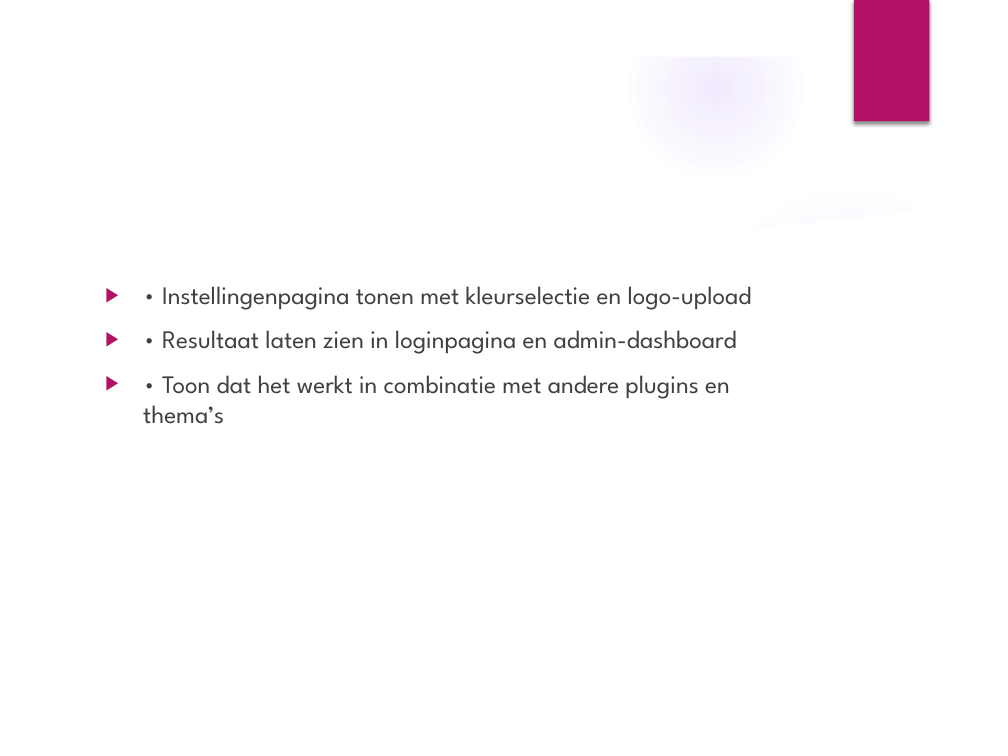
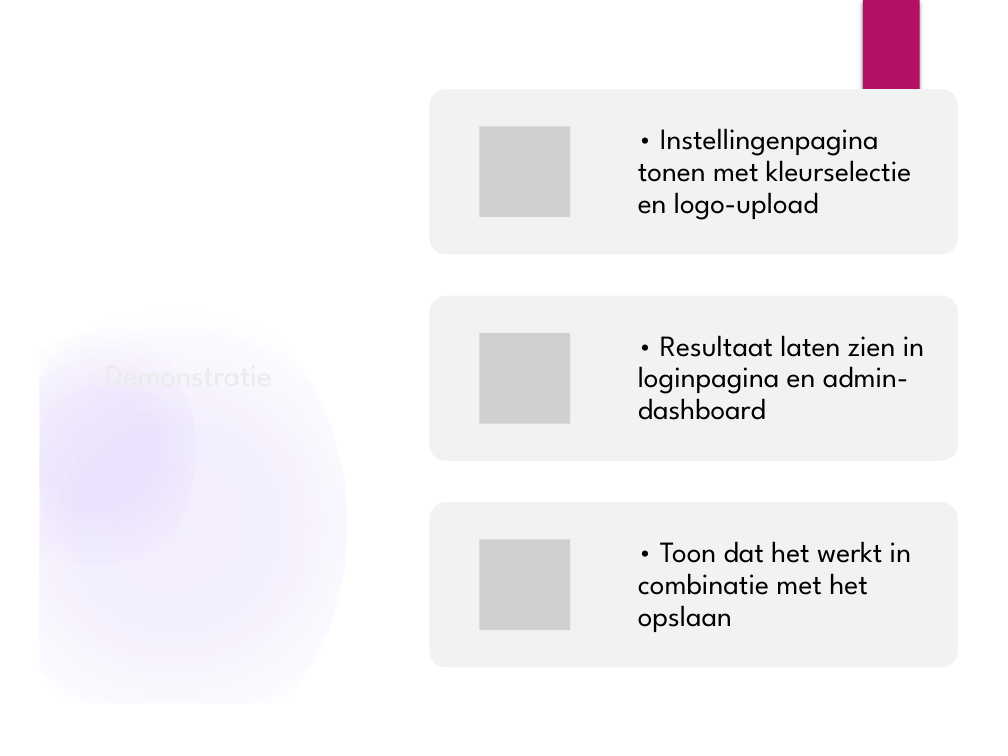
Before and after one commit to Farell17/stageportfolio, a slide deck: slide 15 of Examenpresentatie_WordPress_Plugin.pptx (slide 6 before the commit). Drawn at 1008x756 pixels with LibreOffice and Linux fonts; fonts in the diff are those of the drawing; grey boxes stand for pictures; background and template pictures are left out. Boxes give left, top, right and bottom in pixels: in the first picture for what was removed or moved away, otherwise in the second. Text is boxed around its words. In the diff, an @@ line names an element or a change of style, - is before the commit and + after.

```diff
--- a/Examenpresentatie_WordPress_Plugin.pptx
+++ b/Examenpresentatie_WordPress_Plugin.pptx
@@ group added at (x1=0, y1=0, x2=1008, y2=756): 3 freeform shapes, 2 ellipses, 1 rectangle @@
@@ rectangle added at (x1=863, y1=0, x2=919, y2=126), fill #B31166 @@
@@ title "Demonstratie" at (x1=96, y1=107, x2=339, y2=640): size 32 to 22 pt, text colour #FFFFFF to #EBEBEB @@
@@ freeform shape removed at (x1=700, y1=176, x2=965, y2=255) @@
@@ text removed at (x1=143, y1=286, x2=752, y2=424) @@
-▶ • Instellingenpagina tonen met kleurselectie en logo-upload
-▶ • Resultaat laten zien in loginpagina en admin-dashboard
-▶ • Toon dat het werkt in combinatie met andere plugins en thema’s
@@ group added at (x1=429, y1=89, x2=958, y2=667): 3 rounded rectangles, 3 pictures, 3 texts @@
+• Instellingenpagina tonen met kleurselectie en logo-upload
+• Resultaat laten zien in loginpagina en admin-dashboard
+• Toon dat het werkt in combinatie met het opslaan
```
Also in this commit, not shown: 5 other slides changed, 11 slides added, 1 slide removed.
